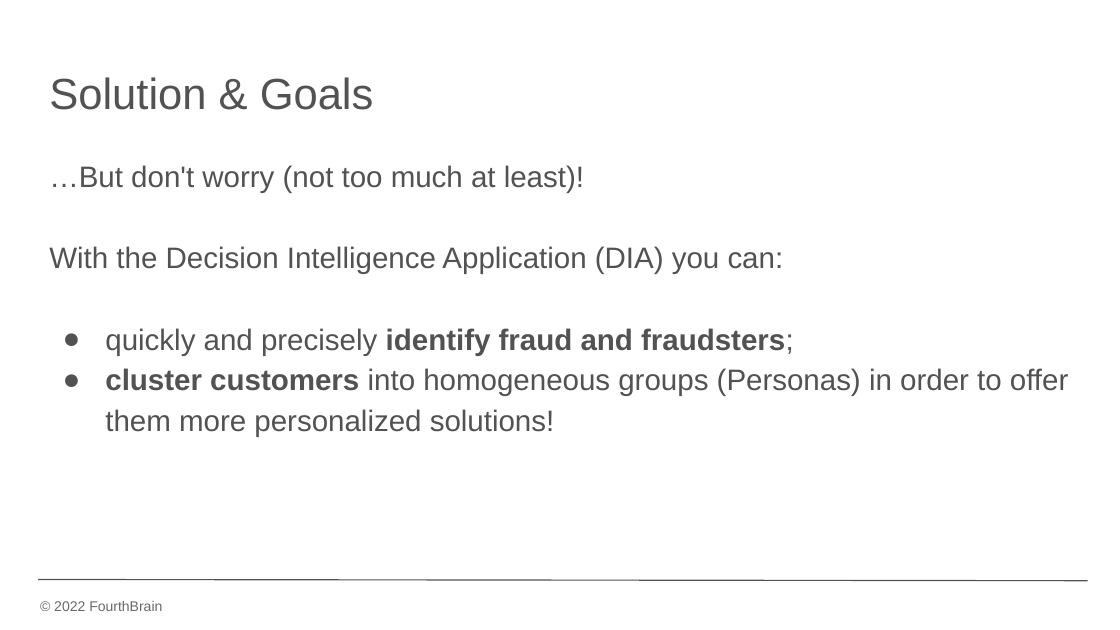
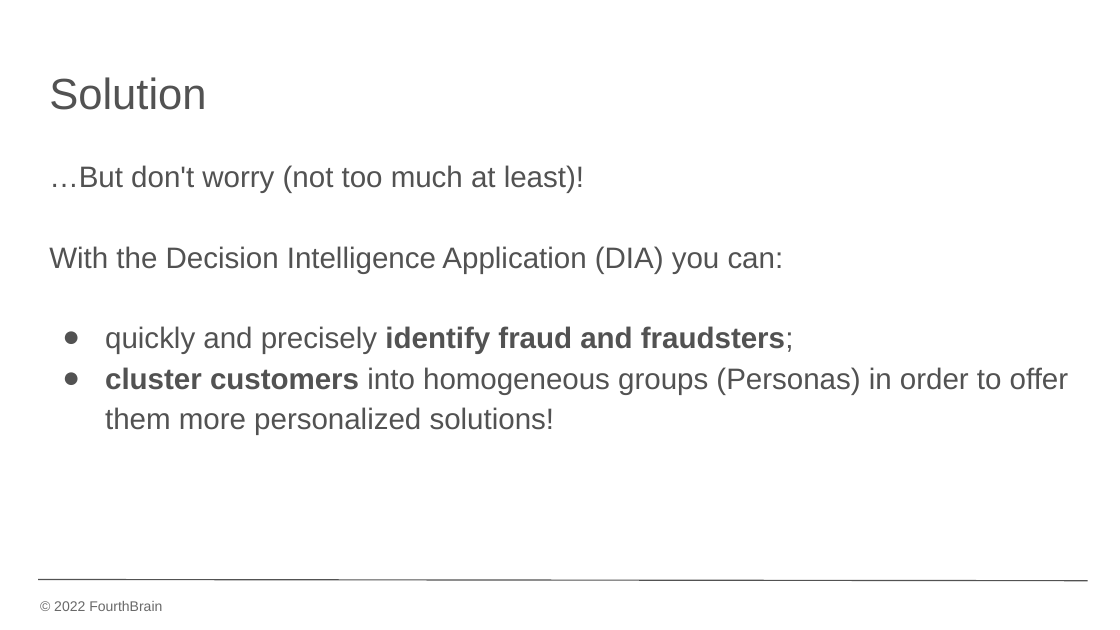
Before and after one commit to davins90/unsupervised_anomaly_detection, a slide deck: slide 4 of src/docs/Decision Intelligence Application.pptx. Drawn at 1120x630 pixels with LibreOffice and Linux fonts; fonts in the diff are those of the drawing; background and template pictures are left out. Boxes give left, top, right and bottom in pixels: in the first picture for what was removed or moved away, otherwise in the second. Text is boxed around its words. In the diff, an @@ line names an element or a change of style, - is before the commit and + after.

```diff
--- a/src/docs/Decision Intelligence Application.pptx
+++ b/src/docs/Decision Intelligence Application.pptx
@@ title at (x1=49, y1=77, x2=206, y2=110): text changed @@
-Solution & Goals
+Solution
@@ text at (x1=105, y1=328, x2=1068, y2=437): paragraphs removed @@
-● quickly and precisely identify fraud and fraudsters;
-● cluster customers into homogeneous groups (Personas) in order to offer them more personalized solutions!
@@ text added at (x1=105, y1=326, x2=1068, y2=435), 19 pt, text #525252 @@
+● quickly and precisely identify fraud and fraudsters;
+● cluster customers into homogeneous groups (Personas) in order to offer them more personalized solutions!
```
Also in this commit, not shown: 12 other slides changed, 1 other file.
